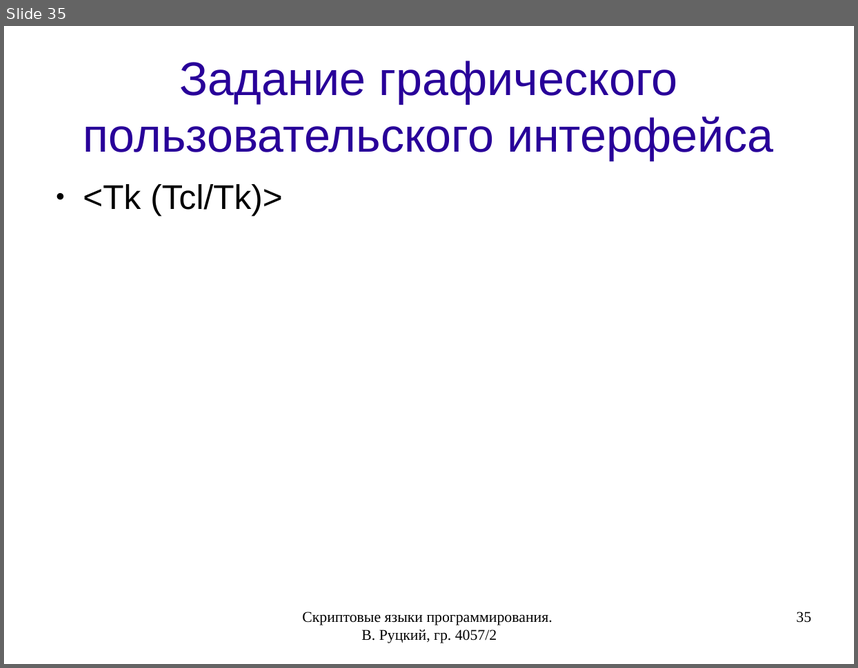
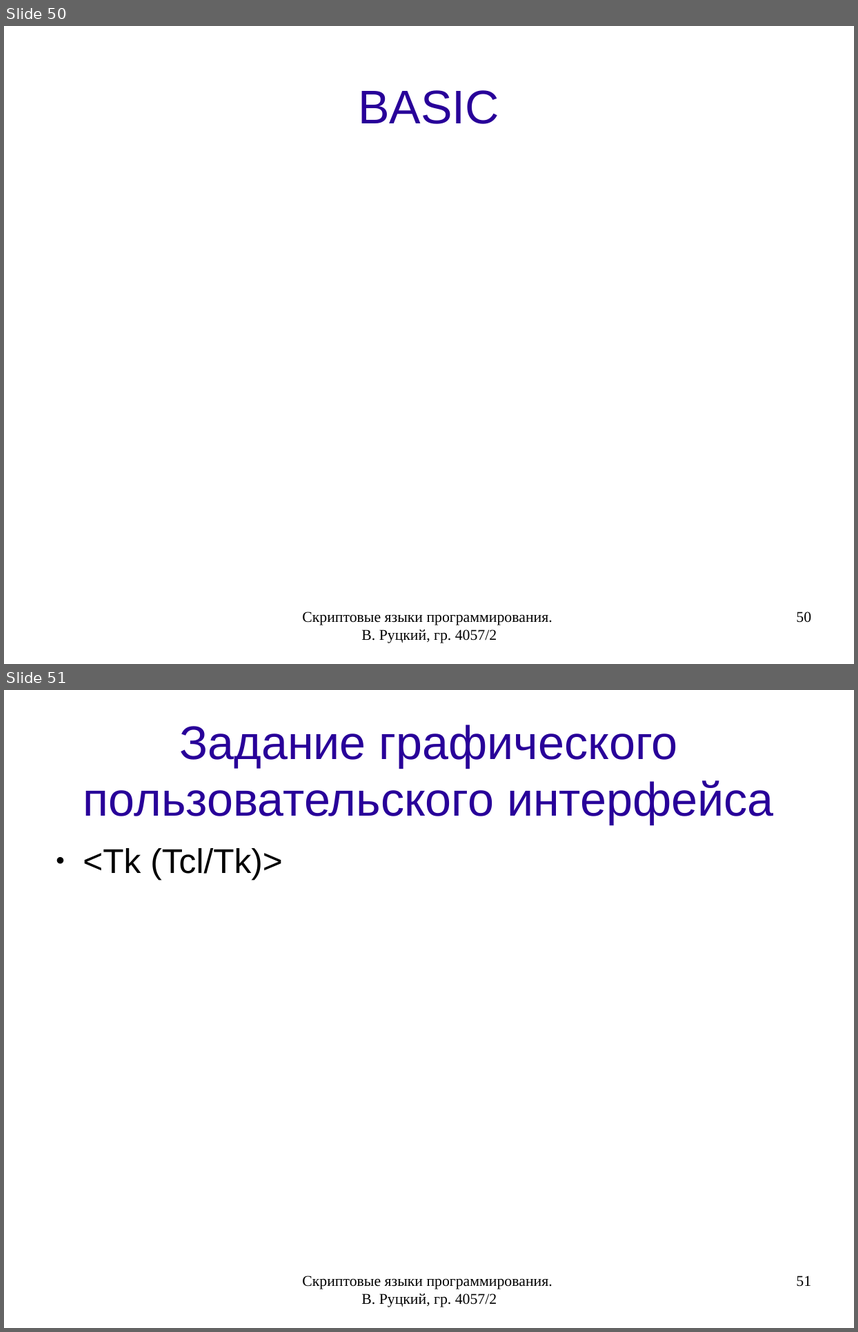
Before and after one commit to rutsky/semester07, a slide deck: Operation_systems/scripting_languages/40572_Rutsky_Scripting_languages.odp. Shown one above the other, each under a label of ours: slide 35 before the commit, slides 50 and 51 after it. The pictures are 858x668 and 858x1332 pixels, drawn with LibreOffice and Linux fonts; fonts in the diff are those of the drawing. Boxes give left, top, right and bottom in pixels: in the first picture for what was removed or moved away, otherwise in the second. Text is boxed around its words. In the diff, an @@ line names an element or a change of style, - is before the commit and + after.

```diff
--- a/Operation_systems/scripting_languages/40572_Rutsky_Scripting_languages.odp
+++ b/Operation_systems/scripting_languages/40572_Rutsky_Scripting_languages.odp
@@ slide 50 added at (x1=4, y1=26, x2=854, y2=664), background #FFFFFF @@
@@ title added at (x1=358, y1=90, x2=499, y2=124), 44 pt, text #280099 @@
+BASIC
@@ text added at (x1=302, y1=611, x2=553, y2=643), 14 pt, text #000000 @@
+Скриптовые языки программирования. В. Руцкий, гр. 4057/2
@@ page number added at (x1=796, y1=611, x2=811, y2=622), 14 pt, text #000000 @@
+50
@@ what was slide 35 is now slide 51 @@
@@ page number at (x1=796, y1=1275, x2=811, y2=1286): text changed @@
-35
+51
```
Also in this commit, not shown: 9 slides changed, 15 other slides added.
